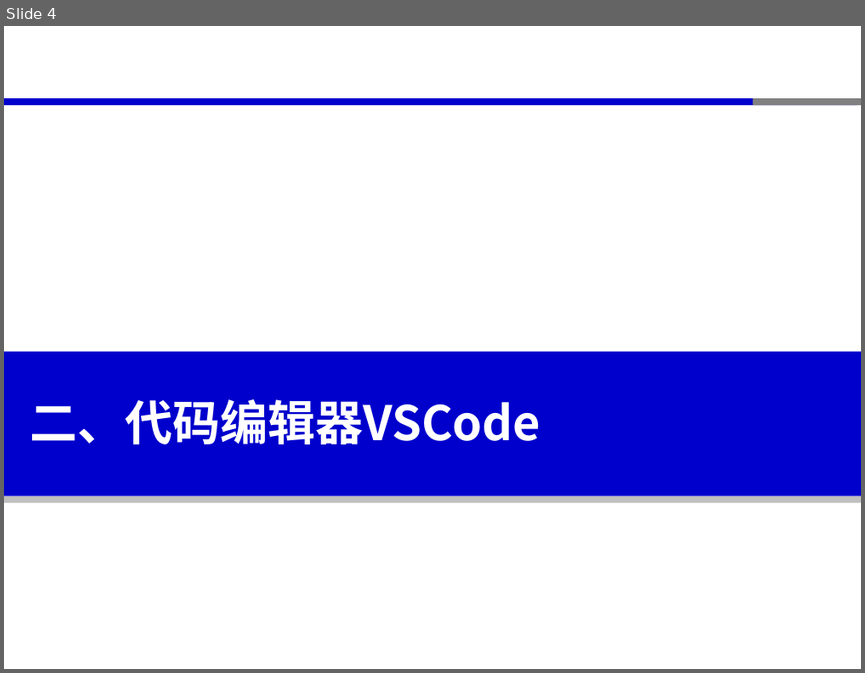
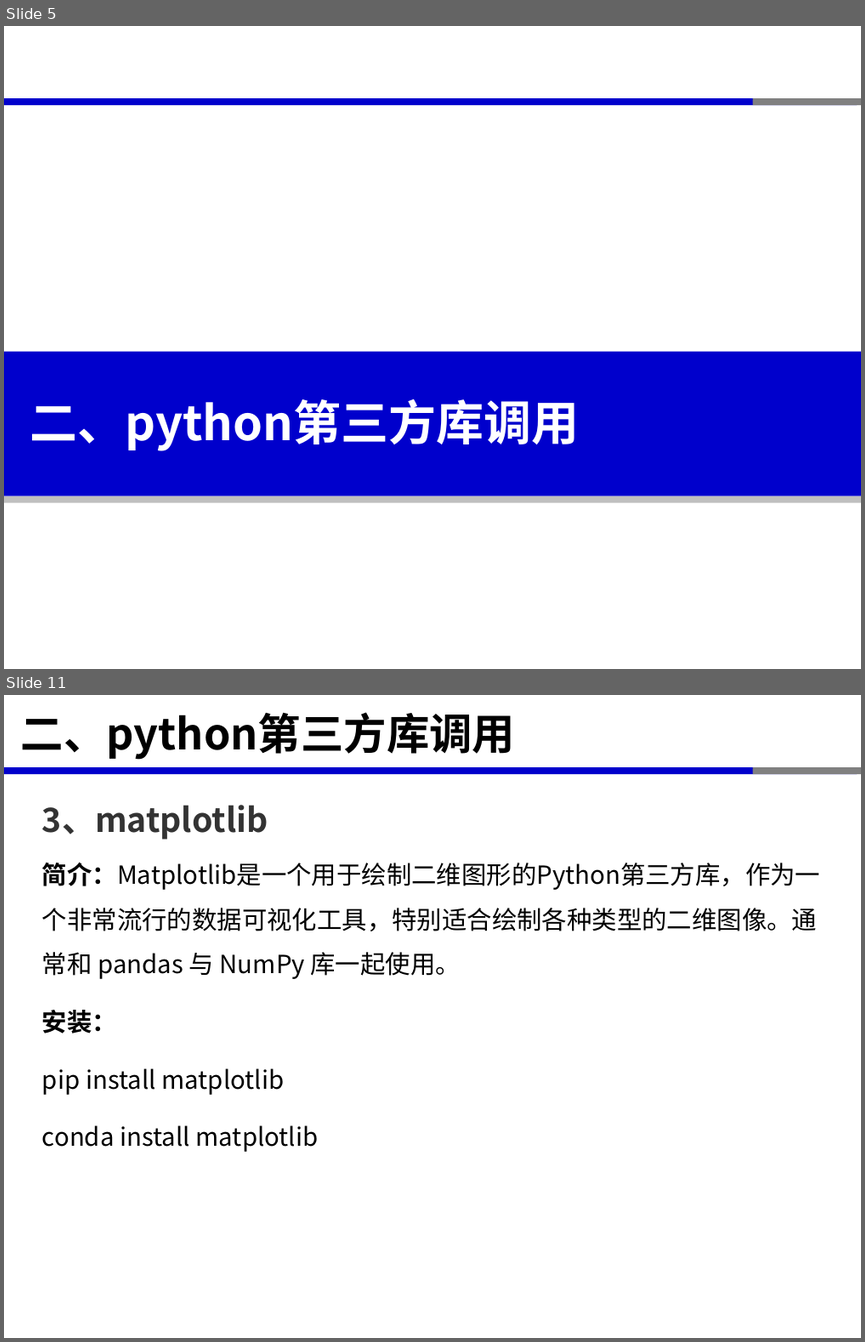
Before and after one commit to xinluo2018/spatial-data-course, a slide deck: 第二章-Python程序设计基础-8学时/第3节-python库调用-2课时.pptx. Shown one above the other, each under a label of ours: slide 4 before the commit, slides 5 and 11 after it; the slides between them are not shown. The pictures are 865x673 and 865x1342 pixels, drawn with LibreOffice and Linux fonts; fonts in the diff are those of the drawing. Boxes give left, top, right and bottom in pixels: in the first picture for what was removed or moved away, otherwise in the second. Text is boxed around its words. In the diff, an @@ line names an element or a change of style, - is before the commit and + after.

```diff
--- a/第二章-Python程序设计基础-8学时/第3节-python库调用-2课时.pptx
+++ b/第二章-Python程序设计基础-8学时/第3节-python库调用-2课时.pptx
@@ slide 11 added at <box>4,695,861,1338</box>, background #FFFFFF; not listed: 3 template elements that a slide beside it also shows @@
@@ title added at <box>21,712,516,760</box>, 36 pt, text #000000, bold @@
+二、python第三方库调用
@@ text added at <box>42,805,268,839</box>, 28 pt, text #333333, bold @@
+3、matplotlib
@@ text added at <box>42,862,820,1151</box>, 21 pt, text #000000 @@
+简介：Matplotlib是一个用于绘制二维图形的Python第三方库，作为一个非常流行的数据可视化工具，特别适合绘制各种类型的二维图像。通常和 pandas 与 NumPy 库一起使用。
+安装：
+pip install matplotlib
+conda install matplotlib
@@ what was slide 4 is now slide 5 @@
@@ slide 5 changed as well @@
@@ text at <box>30,398,579,451</box>: text changed @@
-二、代码编辑器VSCode
+二、python第三方库调用
```
Also in this commit, not shown: 4 other slides changed, 7 other slides added, 3 slides removed, 12 other files.
